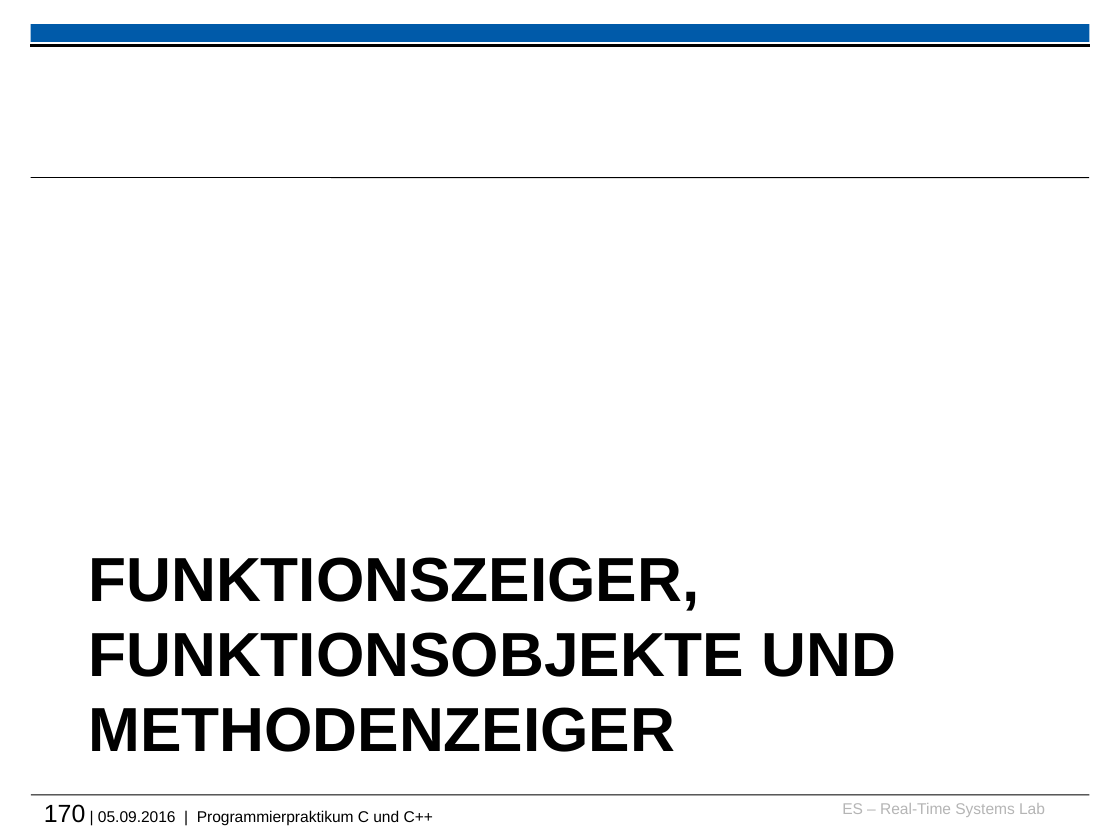
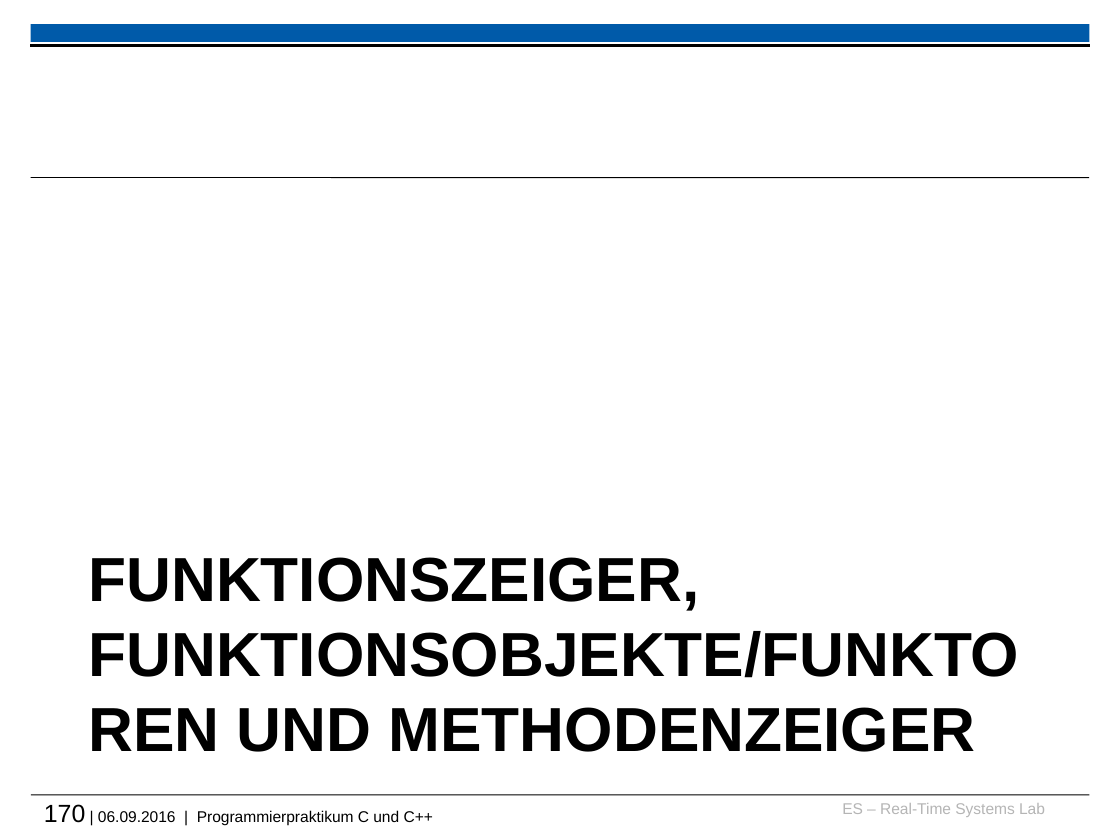
Before and after one commit to h82k/tud-cppp, a slide deck: slide 170 of cppp_lecture.pptx. Drawn at 1120x840 pixels with LibreOffice and Linux fonts; fonts in the diff are those of the drawing; background and template pictures are left out. Boxes give left, top, right and bottom in pixels: in the first picture for what was removed or moved away, otherwise in the second. Text is boxed around its words. In the diff, an @@ line names an element or a change of style, - is before the commit and + after.

```diff
--- a/cppp_lecture.pptx
+++ b/cppp_lecture.pptx
@@ title at (88,557,1019,752): text changed @@
-FUNKTIONSZEIGER, FUNKTIONSOBJEKTE UND METHODENZEIGER
+FUNKTIONSZEIGER, FUNKTIONSOBJEKTE/FUNKTOREN UND METHODENZEIGER
@@ text at (44,804,433,825): text changed @@
-170 | 05.09.2016 | Programmierpraktikum C und C++
+170 | 06.09.2016 | Programmierpraktikum C und C++
```
Also in this commit, not shown: 19 other slides changed, 2 other files.
